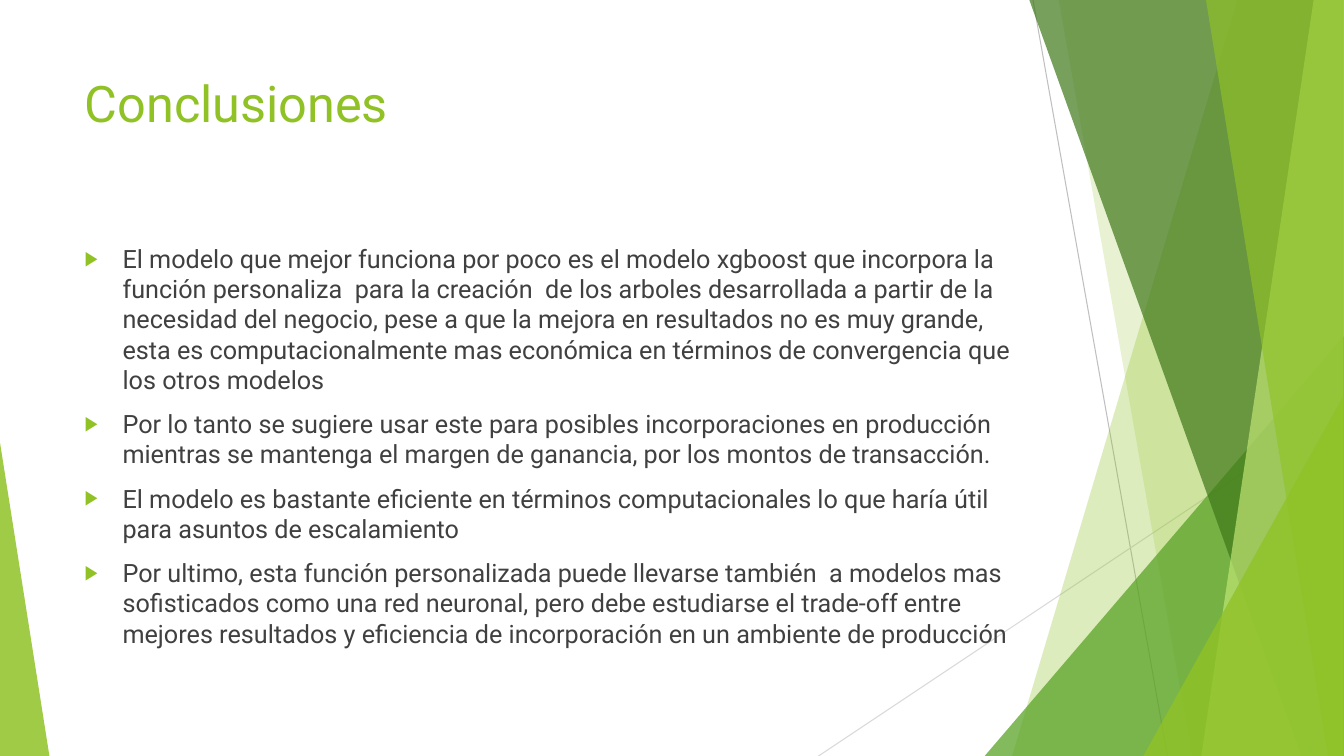
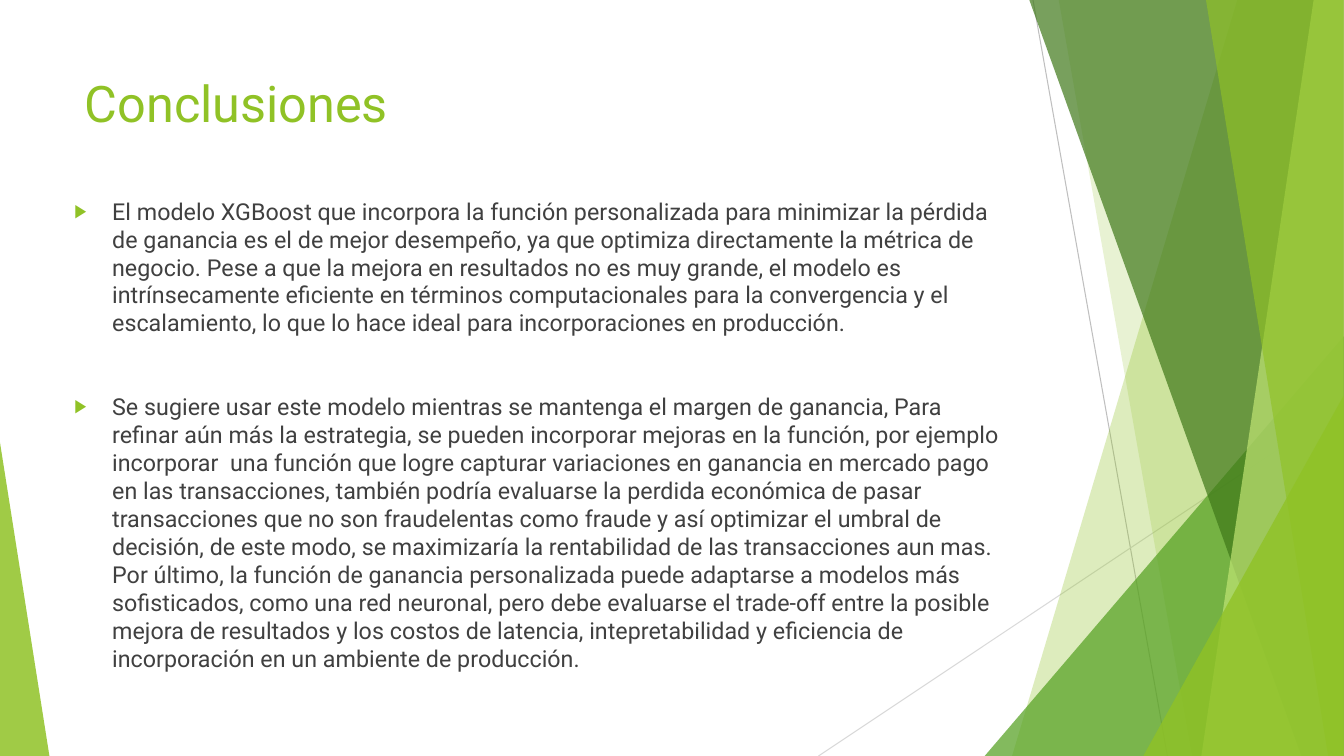
Before and after one commit to JuJurado238/Prueba_MeLi, a slide deck: slide 17 of Modelo de detección de Fraude.pptx (slide 15 before the commit). Drawn at 1344x756 pixels with LibreOffice and Linux fonts; fonts in the diff are those of the drawing. Boxes give left, top, right and bottom in pixels: in the first picture for what was removed or moved away, otherwise in the second. Text is boxed around its words. In the diff, an @@ line names an element or a change of style, - is before the commit and + after.

```diff
--- a/Modelo de detección de Fraude.pptx
+++ b/Modelo de detección de Fraude.pptx
@@ text at (x1=112, y1=202, x2=998, y2=672): text changed; size 18 to 16.6 pt @@
-▶ El modelo que mejor funciona por poco es el modelo xgboost que incorpora la función personaliza para la creación de los arboles desarrollada a partir de la necesidad del negocio, pese a que la mejora en resultados no es muy grande, esta es computacionalmente mas económica en términos de convergencia que los otros modelos
-▶ Por lo tanto se sugiere usar este para posibles incorporaciones en producción mientras se mantenga el margen de ganancia, por los montos de transacción.
-▶ El modelo es bastante eficiente en términos computacionales lo que haría útil para asuntos de escalamiento
-▶ Por ultimo, esta función personalizada puede llevarse también a modelos mas sofisticados como una red neuronal, pero debe estudiarse el trade-off entre mejores resultados y eficiencia de incorporación en un ambiente de producción
+▶ El modelo XGBoost que incorpora la función personalizada para minimizar la pérdida de ganancia es el de mejor desempeño, ya que optimiza directamente la métrica de negocio. Pese a que la mejora en resultados no es muy grande, el modelo es intrínsecamente eficiente en términos computacionales para la convergencia y el escalamiento, lo que lo hace ideal para incorporaciones en producción.
+▶ Se sugiere usar este modelo mientras se mantenga el margen de ganancia, Para refinar aún más la estrategia, se pueden incorporar mejoras en la función, por ejemplo incorporar una función que logre capturar variaciones en ganancia en mercado pago en las transacciones, también podría evaluarse la perdida económica de pasar transacciones que no son fraudelentas como fraude y así optimizar el umbral de decisión, de este modo, se maximizaría la rentabilidad de las transacciones aun mas. Por último, la función de ganancia personalizada puede adaptarse a modelos más sofisticados, como una red neuronal, pero debe evaluarse el trade-off entre la posible mejora de resultados y los costos de latencia, intepretabilidad y eficiencia de incorporación en un ambiente de producción.
```
Also in this commit, not shown: 10 other slides changed, 3 slides added, 1 slide removed, 3 other files.
